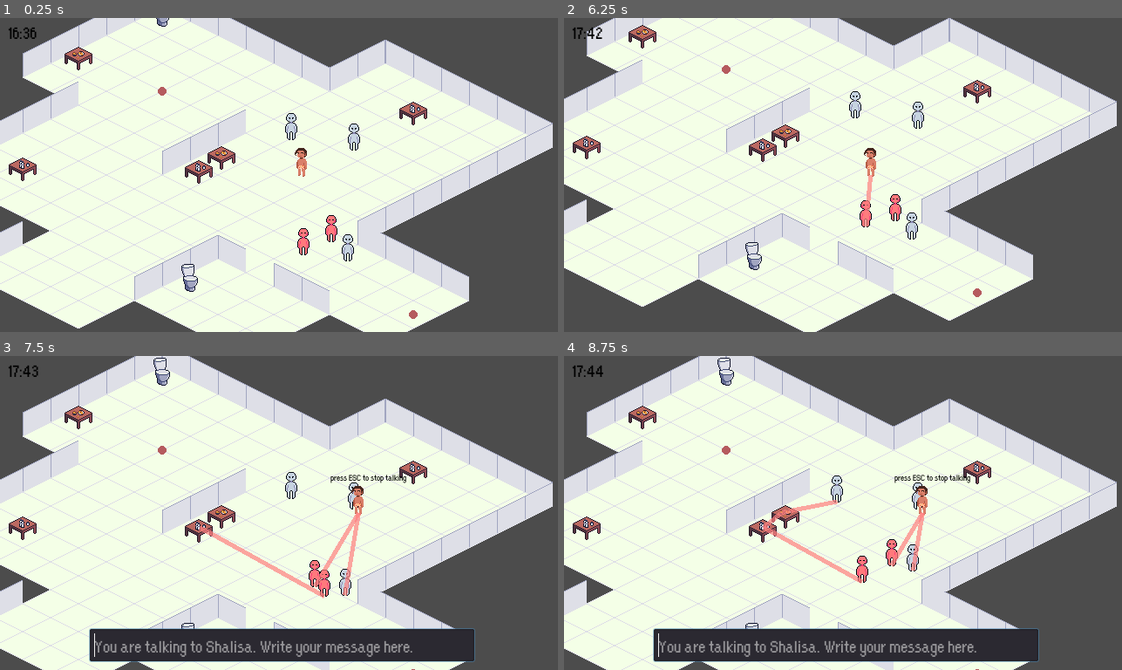
Above: before the commit, frames 1-4 (two rows, left to right).
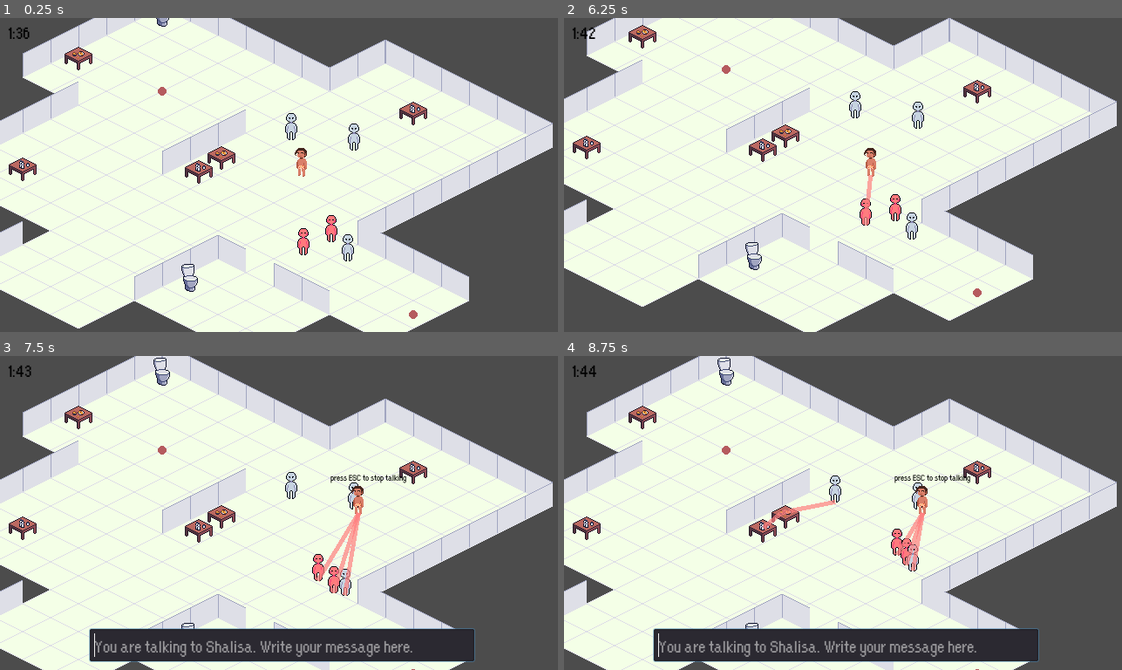
Above: after the commit, the same moments.

Repository: Boffl/language-game-prototype
Game: Godot game, scene res://Party.tscn
The game is run twice, just before and just after one commit, with the same random seed, the same clock (stepped at 60 frames per second) and the same inputs.
Inputs:
- Up to frame 1 (0.25 s): no input
- Up to frame 2 (6.25 s): tap Enter (ui_accept) at 0.5, 0.77, 1.52, 3.02, 3.77, 4.52, 6.02 s; hold Right (ui_right) 0.53-1.28 s; hold Down (ui_down) 1.28-2.03 s; hold Right (ui_right) 2.03-2.78 s; hold Up (ui_up) 2.78-3.53 s; hold Left (ui_left) 3.53-5.03 s; hold Down (ui_down) 5.03-5.78 s; hold Right (ui_right) from 5.78 s (still down)
- Up to frame 3 (7.5 s): release Right (ui_right) at 6.53 s; hold Up (ui_up) 6.53-7.28 s; tap Enter (ui_accept) at 6.77 s; tap Space at 7.25 s; hold Right (ui_right) from 7.28 s (still down)
- Up to frame 4 (8.75 s): tap Enter (ui_accept) at 7.52 s; release Right (ui_right) at 8.03 s; hold Down (ui_down) from 8.03 s (still down)

The runs differ from the first frame. In frame 1, less than 0.1% of the frame differs, in the area x 2-7%, y 3-7%; in frame 2, 0.2%; in frame 3, 1.0%; in frame 4, 1.0%, in the area x 2-65%, y 3-73%.
Error after the commit: Unable to iterate on object of type 'Nil'. (res://PartyGuest/Actions/all_actions.gd:58)

Commit message:
talk function fixed

Diff:
--- a/Party.gd
+++ b/Party.gd
@@ -34,6 +34,9 @@
 
 		get_node("YSort").add_child(bot)
 
+	for g in get_tree().get_nodes_in_group("bots"):
+		g.like_other_bots(get_tree().get_nodes_in_group("bots"))
+
 
 func _ready():
 	randomize()
@@ -50,7 +53,7 @@
 	# update time
 	second += int(floor(delta * time_speed))
 	minute = second / 60 % 60
-	hour = second / 360 % 24
+	hour = second / 3600
 
 	# show time
 	get_node("UI/StatsLabel").set_text(str(hour) + ":" + str(minute))
--- a/PartyGuest/Actions/all_actions.gd
+++ b/PartyGuest/Actions/all_actions.gd
@@ -45,6 +45,7 @@
 		if guest_dict[key][0] > best_r:
 			best_a = key.split(",")[0]
 			best_r = guest_dict[key][0]
+	print(str_action_dict[best_a])
 	return str_action_dict[best_a]
 		#add rewards
 		#copy guest
@@ -53,10 +54,12 @@
 
 
 func talk_to_all(guest):
-	for other_guest in guest.like_other_agent:
+	#print(guest.like_other_guest)
+	for other_guest in guest.like_other_guest:
 		if talk.heuristic(guest, other_guest) > best_r:
 			best_r = talk.heuristic(guest, other_guest)
 			best_a = talk
+			#print("hi")
 
 
 
@@ -72,13 +75,10 @@
 			if reward > best_r:
 				best_r = reward
 				best_a = action
-	new_guest = guest.duplicate()
-	#best_a.effect(guest_1)
-	#print(new_guest.guest_name, guest.guest_name)
+	talk_to_all(guest)
 	guest.past_actions.append(best_a)
-	#print(best_a.action_name)
-	var copy_guest = guest
-	#copy_guest.guest_name = "bla"
-	#print(copy_guest.guest_name, guest.guest_name)
-	#print(guest.guest_name, "\t", best_a.action_name)
+
+	best_a.effect(guest)
+	print(guest.guest_name, "\t", best_a.action_name)
+
 	return best_a
--- a/PartyGuest/Actions/talk.gd
+++ b/PartyGuest/Actions/talk.gd
@@ -6,11 +6,11 @@
 var wait_time = 11
 
 func prerequisite(guest):
-	return guest.have_food > 0
+	return true
 
 
 func heuristic(guest, other_guest):
-	return guest.sociability + guest.like_other_agent[other_guest]
+	return (guest.sociability + guest.like_other_guest[other_guest]) * 0.5
 
 
 func effect(guest):
